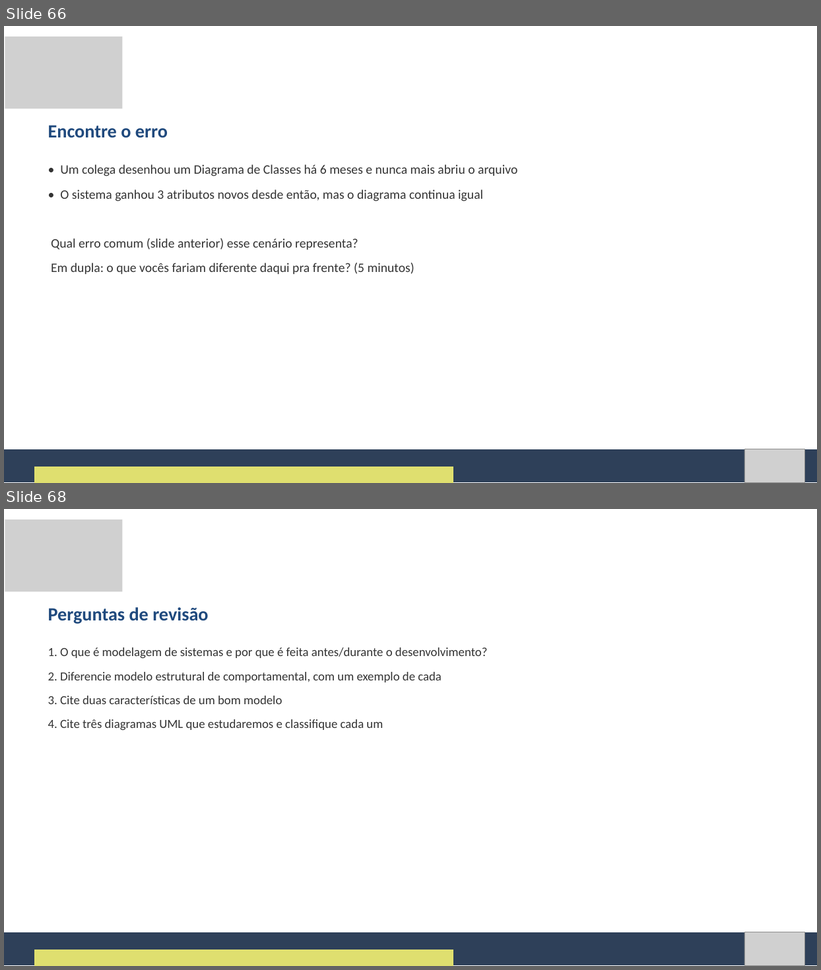
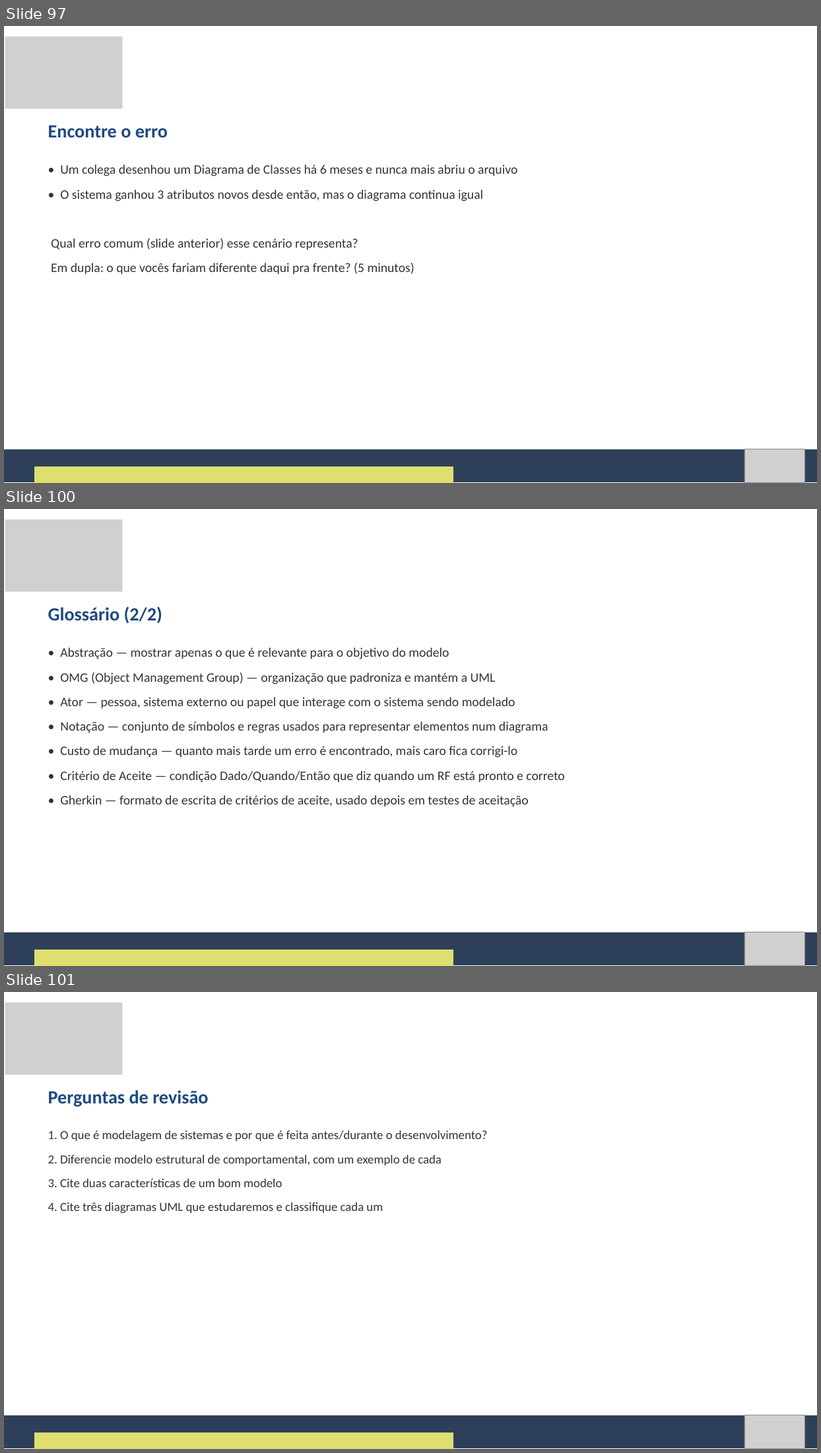
Before and after one commit to Natan20/Curso-Modelagem-De-Sistemas-Material, a slide deck: Aula 03 - 11-09-2026/Aula 3 - Slides.pptx. Shown one above the other, each under a label of ours: slides 66 and 68 before the commit, slides 97, 100 and 101 after it; the slides between them are not shown. The pictures are 821x970 and 821x1453 pixels, drawn with LibreOffice and Linux fonts; fonts in the diff are those of the drawing; grey boxes stand for pictures. Boxes give left, top, right and bottom in pixels: in the first picture for what was removed or moved away, otherwise in the second. Text is boxed around its words. In the diff, an @@ line names an element or a change of style, - is before the commit and + after.

Commit message:
Amplia Apostila e Slides da Aula 3 para 104 slides
Adiciona exemplos e aprofundamentos por toda a aula (cenarios extras
de debate, exemplos com Biblioteca/Academia, panorama ilustrado dos
diagramas de Estados/Componentes/Objetos/Implantacao com print
visual, PlantUML, atalhos do draw.io, mini-exercicios com gabarito) e
estende a atividade de classificacao de 6 para 8 itens.

```diff
--- a/Aula 03 - 11-09-2026/Aula 3 - Slides.pptx
+++ b/Aula 03 - 11-09-2026/Aula 3 - Slides.pptx
@@ slide 100 added at (4,509,817,966), background #FFFFFF @@
@@ picture added at (5,520,122,592) @@
@@ text added at (48,607,162,623), 33 pt, text #1F497D, bold @@
+Glossário (2/2)
@@ text added at (60,648,564,807), 23 pt, text #333333 @@
+• Abstração — mostrar apenas o que é relevante para o objetivo do modelo
+• OMG (Object Management Group) — organização que padroniza e mantém a UML
+• Ator — pessoa, sistema externo ou papel que interage com o sistema sendo modelado
+• Notação — conjunto de símbolos e regras usados para representar elementos num diagrama
+• Custo de mudança — quanto mais tarde um erro é encontrado, mais caro fica corrigi-lo
+• Critério de Aceite — condição Dado/Quando/Então que diz quando um RF está pronto e correto
+• Gherkin — formato de escrita de critérios de aceite, usado depois em testes de aceitação
@@ freeform shape added at (4,933,817,966), fill #2E4059 @@
@@ picture added at (745,932,805,966) @@
@@ freeform shape added at (34,950,453,966), fill #DFDF6F @@
@@ what was slide 66 is now slide 97 @@
@@ what was slide 68 is now slide 101 @@
```
Also in this commit, not shown: 9 slides changed, 33 other slides added, 2 other files.
